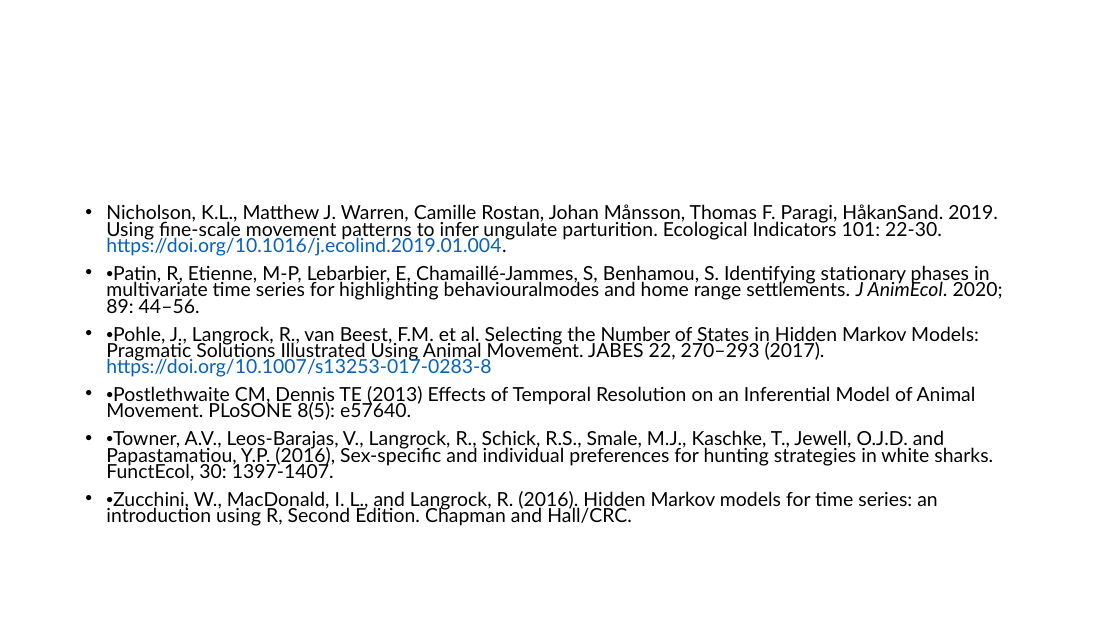
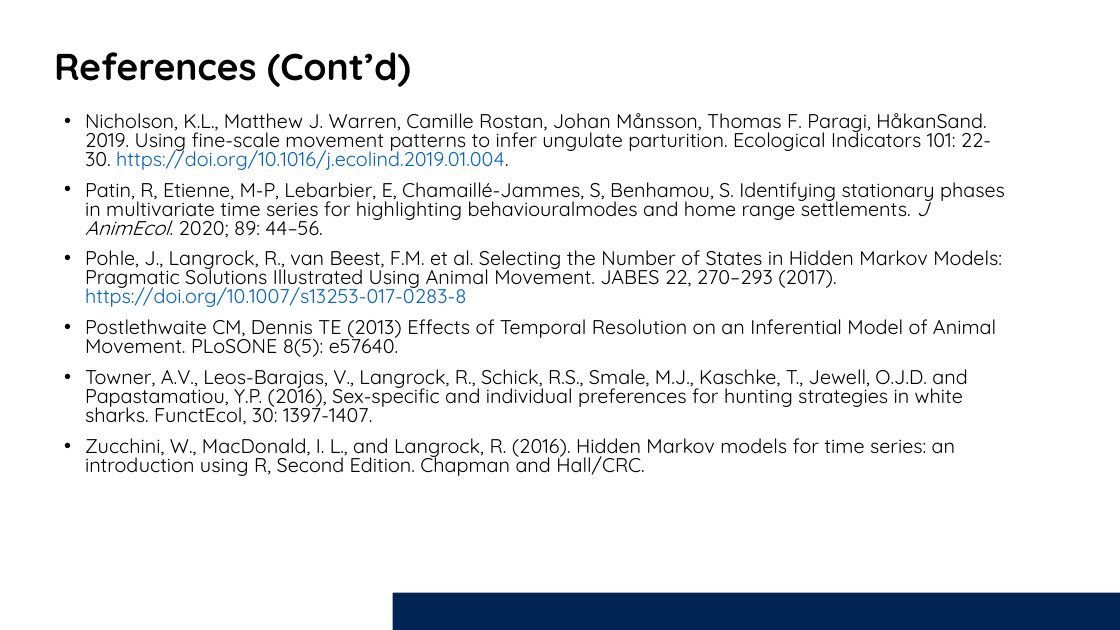
Before and after one commit to Smithsonian/Introduction_HMM, a slide deck: slide 27 of Presentation/IntroAnimalMovements_HMMs.pptx. Drawn at 1120x630 pixels with LibreOffice and Linux fonts; fonts in the diff are those of the drawing; background and template pictures are left out. Boxes give left, top, right and bottom in pixels: in the first picture for what was removed or moved away, otherwise in the second. Text is boxed around its words. In the diff, an @@ line names an element or a change of style, - is before the commit and + after.

```diff
--- a/Presentation/IntroAnimalMovements_HMMs.pptx
+++ b/Presentation/IntroAnimalMovements_HMMs.pptx
@@ text added at (54, 52, 411, 87), 32 pt, text #000000, bold @@
+References (Cont’d)
@@ text "Nicholson, K.L., Matthew J. Warren, ...": place and size @@
-text "Nicholson, K.L., Matthew J. Warren, ..." at (106, 204, 1003, 526)
+text "Nicholson, K.L., Matthew J. Warren, ..." at (85, 113, 1005, 476)
@@ text at (85, 113, 991, 170): size 16.6 to 17 pt, font Lato to Quicksand in "Nicholson, K.L., Matthew J. Warren, Camille Rostan, ..."; line spacing 0.7 to 0.8 @@
@@ text at (85, 182, 1005, 476): text changed; size 16.6 to 17 pt; font Lato to Quicksand @@
-• •Patin, R, Etienne, M-P, Lebarbier, E, Chamaillé-Jammes, S, Benhamou, S. Identifying stationary phases in multivariate time series for highlighting behaviouralmodes and home range settlements. J AnimEcol. 2020; 89: 44–56.
-• •Pohle, J., Langrock, R., van Beest, F.M. et al. Selecting the Number of States in Hidden Markov Models: Pragmatic Solutions Illustrated Using Animal Movement. JABES 22, 270–293 (2017). https://doi.org/10.1007/s13253-017-0283-8
-• •Postlethwaite CM, Dennis TE (2013) Effects of Temporal Resolution on an Inferential Model of Animal Movement. PLoSONE 8(5): e57640.
-• •Towner, A.V., Leos-Barajas, V., Langrock, R., Schick, R.S., Smale, M.J., Kaschke, T., Jewell, O.J.D. and Papastamatiou, Y.P. (2016), Sex-specific and individual preferences for hunting strategies in white sharks. FunctEcol, 30: 1397-1407.
-• •Zucchini, W., MacDonald, I. L., and Langrock, R. (2016). Hidden Markov models for time series: an introduction using R, Second Edition. Chapman and Hall/CRC.
+• Patin, R, Etienne, M-P, Lebarbier, E, Chamaillé-Jammes, S, Benhamou, S. Identifying stationary phases in multivariate time series for highlighting behaviouralmodes and home range settlements. J AnimEcol. 2020; 89: 44–56.
+• Pohle, J., Langrock, R., van Beest, F.M. et al. Selecting the Number of States in Hidden Markov Models: Pragmatic Solutions Illustrated Using Animal Movement. JABES 22, 270–293 (2017). https://doi.org/10.1007/s13253-017-0283-8
+• Postlethwaite CM, Dennis TE (2013) Effects of Temporal Resolution on an Inferential Model of Animal Movement. PLoSONE 8(5): e57640.
+• Towner, A.V., Leos-Barajas, V., Langrock, R., Schick, R.S., Smale, M.J., Kaschke, T., Jewell, O.J.D. and Papastamatiou, Y.P. (2016), Sex-specific and individual preferences for hunting strategies in white sharks. FunctEcol, 30: 1397-1407.
+• Zucchini, W., MacDonald, I. L., and Langrock, R. (2016). Hidden Markov models for time series: an introduction using R, Second Edition. Chapman and Hall/CRC.
@@ rectangle added at (392, 593, 1120, 630), fill #002554 @@
```
Also in this commit, not shown: 15 other slides changed, 11 slides added, 11 slides removed.
